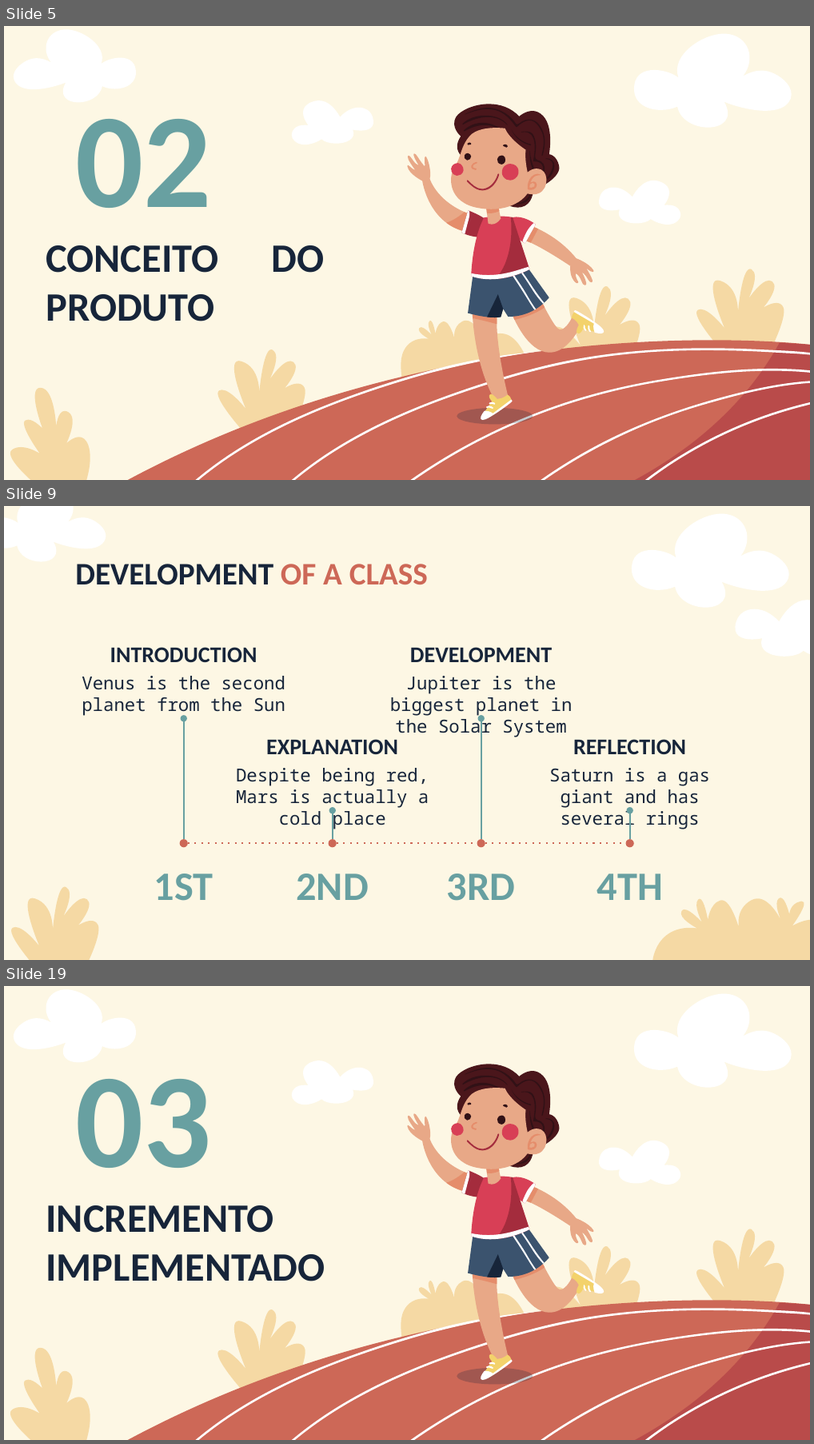
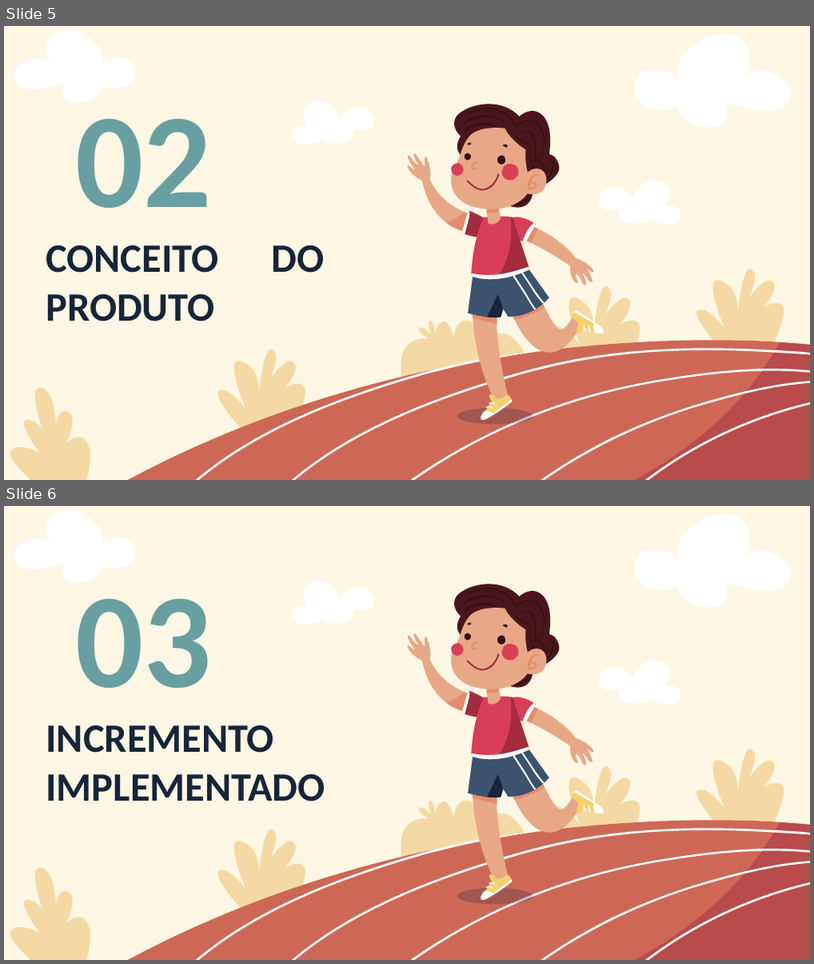
Before and after one commit to martimgil/MAS-Projeto, a slide deck: Iterações/3/Apresentação3.pptx. Shown one above the other, each under a label of ours: slides 5, 9 and 19 before the commit, slides 5 and 6 after it; the slides between them are not shown. The pictures are 814x1444 and 814x964 pixels, drawn with LibreOffice and Linux fonts; fonts in the diff are those of the drawing. Boxes give left, top, right and bottom in pixels: in the first picture for what was removed or moved away, otherwise in the second. Text is boxed around its words. In the diff, an @@ line names an element or a change of style, - is before the commit and + after.

```diff
--- a/Iterações/3/Apresentação3.pptx
+++ b/Iterações/3/Apresentação3.pptx
@@ slide 9 removed at box(4, 506, 810, 960), background #FDF7E4 @@
@@ freeform shape removed at box(4, 506, 108, 562) @@
@@ freeform shape removed at box(630, 513, 793, 607) @@
@@ title removed at box(75, 564, 428, 585) @@
-DEVELOPMENT OF A CLASS
@@ freeform shape removed at box(732, 600, 810, 658) @@
@@ subtitle removed at box(110, 647, 258, 663) @@
-INTRODUCTION
@@ subtitle removed at box(410, 647, 552, 662) @@
-DEVELOPMENT
@@ subtitle removed at box(82, 676, 286, 715) @@
-Venus is the second planet from the Sun
@@ subtitle removed at box(390, 676, 573, 736) @@
-Jupiter is the biggest planet in the Solar System
@@ arrow removed from (184, 839) to (184, 718) @@
@@ arrow removed from (482, 839) to (482, 718) @@
@@ subtitle removed at box(266, 739, 398, 754) @@
-EXPLANATION
@@ subtitle removed at box(574, 739, 686, 754) @@
-REFLECTION
@@ subtitle removed at box(236, 768, 430, 828) @@
-Despite being red, Mars is actually a cold place
@@ subtitle removed at box(550, 768, 710, 828) @@
-Saturn is a gas giant and has several rings
@@ arrow removed from (332, 839) to (332, 810) @@
@@ arrow removed from (630, 839) to (630, 810) @@
@@ ellipse removed at box(180, 839, 188, 847) @@
@@ ellipse removed at box(328, 839, 336, 847) @@
@@ ellipse removed at box(478, 839, 486, 847) @@
@@ ellipse removed at box(626, 839, 634, 847) @@
@@ line removed from (188, 843) to (328, 843) @@
@@ line removed from (337, 843) to (478, 843) @@
@@ line removed from (486, 843) to (626, 843) @@
@@ freeform shape removed at box(4, 887, 102, 960) @@
@@ subtitle removed at box(154, 873, 214, 900) @@
-1ST
@@ subtitle removed at box(296, 873, 368, 900) @@
-2ND
@@ subtitle removed at box(447, 873, 516, 900) @@
-3RD
@@ subtitle removed at box(598, 873, 663, 900) @@
-4TH
@@ freeform shape removed at box(644, 897, 810, 960) @@
@@ what was slide 19 is now slide 6 @@
```
Also in this commit, not shown: 13 other slides removed, 5 other files.
